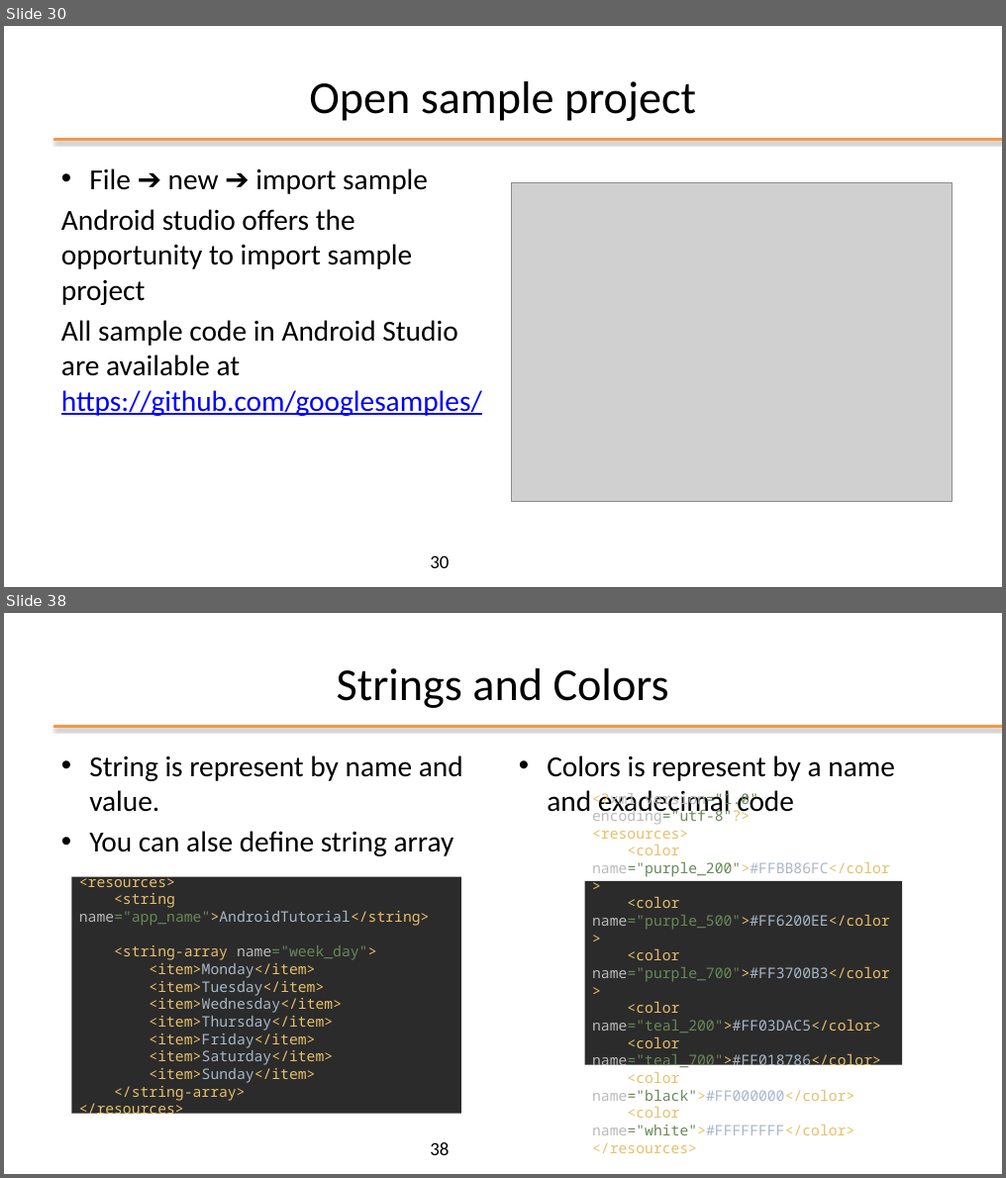
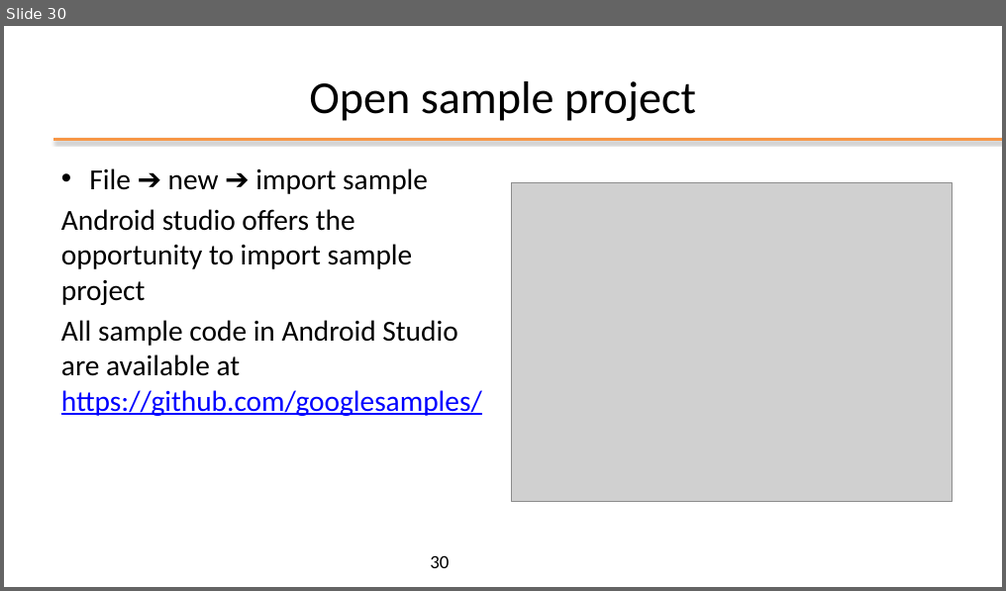
Before and after one commit to kevinmala00/ATTIVITA-PROGETTUALE, a slide deck: slides/02 - Android Studio.pptx. Shown one above the other, each under a label of ours: slides 30 and 38 before the commit, slide 30 after it; the slides between them are not shown. The pictures are 1006x1178 and 1006x591 pixels, drawn with LibreOffice and Linux fonts; fonts in the diff are those of the drawing; grey boxes stand for pictures; background and template pictures are left out. Boxes give left, top, right and bottom in pixels: in the first picture for what was removed or moved away, otherwise in the second. Text is boxed around its words. In the diff, an @@ line names an element or a change of style, - is before the commit and + after.

```diff
--- a/slides/02 - Android Studio.pptx
+++ b/slides/02 - Android Studio.pptx
@@ slide 38 removed at [4, 613, 1002, 1174], background #FFFFFF; not listed: 1 template element that a slide beside it also shows @@
@@ title removed at [337, 668, 669, 708] @@
-Strings and Colors
@@ text removed at [89, 756, 463, 857] @@
-• String is represent by name and value.
-• You can alse define string array
@@ text removed at [547, 756, 895, 819] @@
-• Colors is represent by a name and exadecimal code
@@ rectangle removed at [71, 877, 461, 1114] @@
-<resources>
-<string name="app_name">AndroidTutorial</string>
-<string-array name="week_day">
-<item>Monday</item>
-<item>Tuesday</item>
-<item>Wednesday</item>
-<item>Thursday</item>
-<item>Friday</item>
-<item>Saturday</item>
-<item>Sunday</item>
-</string-array>
-</resources>
@@ rectangle removed at [585, 881, 902, 1065] @@
-<?xml version="1.0" encoding="utf-8"?>
-<resources>
-<color name="purple_200">#FFBB86FC</color>
-<color name="purple_500">#FF6200EE</color>
-<color name="purple_700">#FF3700B3</color>
-<color name="teal_200">#FF03DAC5</color>
-<color name="teal_700">#FF018786</color>
-<color name="black">#FF000000</color>
-<color name="white">#FFFFFFFF</color>
-</resources>
@@ page number removed at [430, 1143, 449, 1156] @@
-38
```
Also in this commit, not shown: 10 other slides removed.
